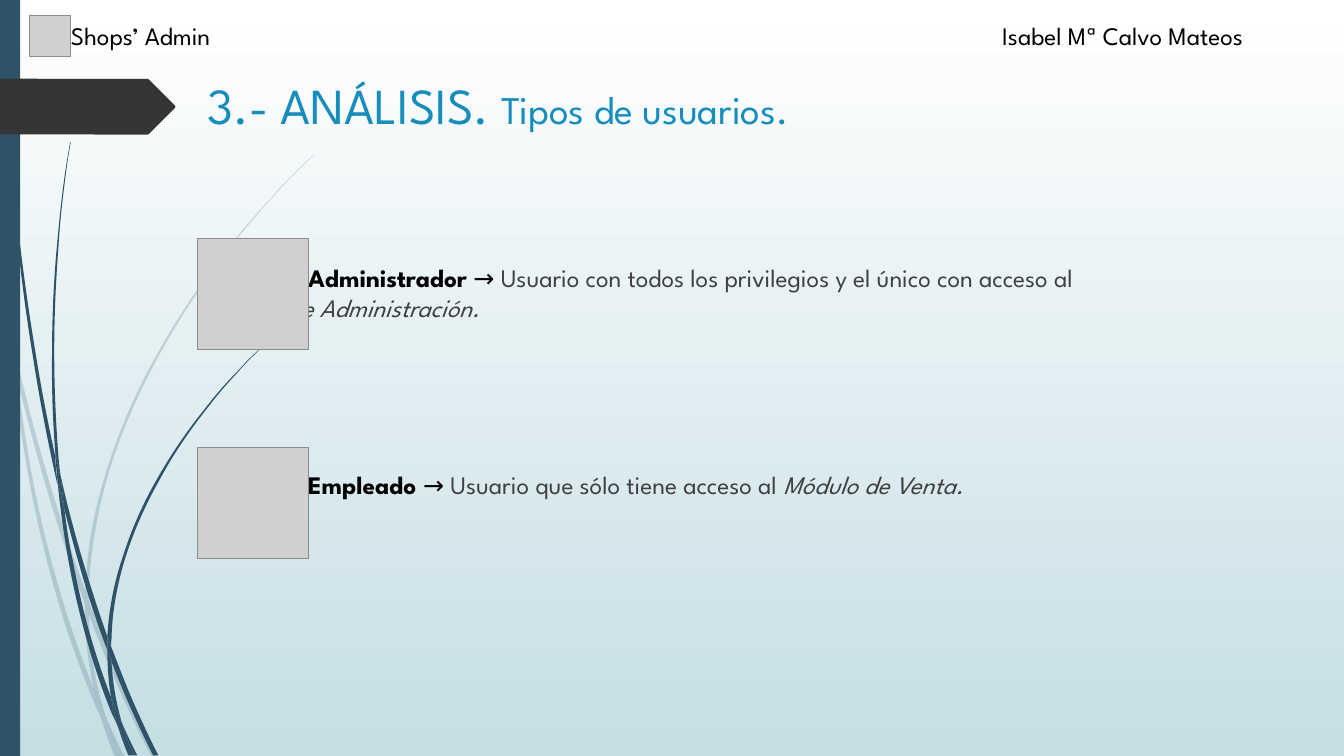
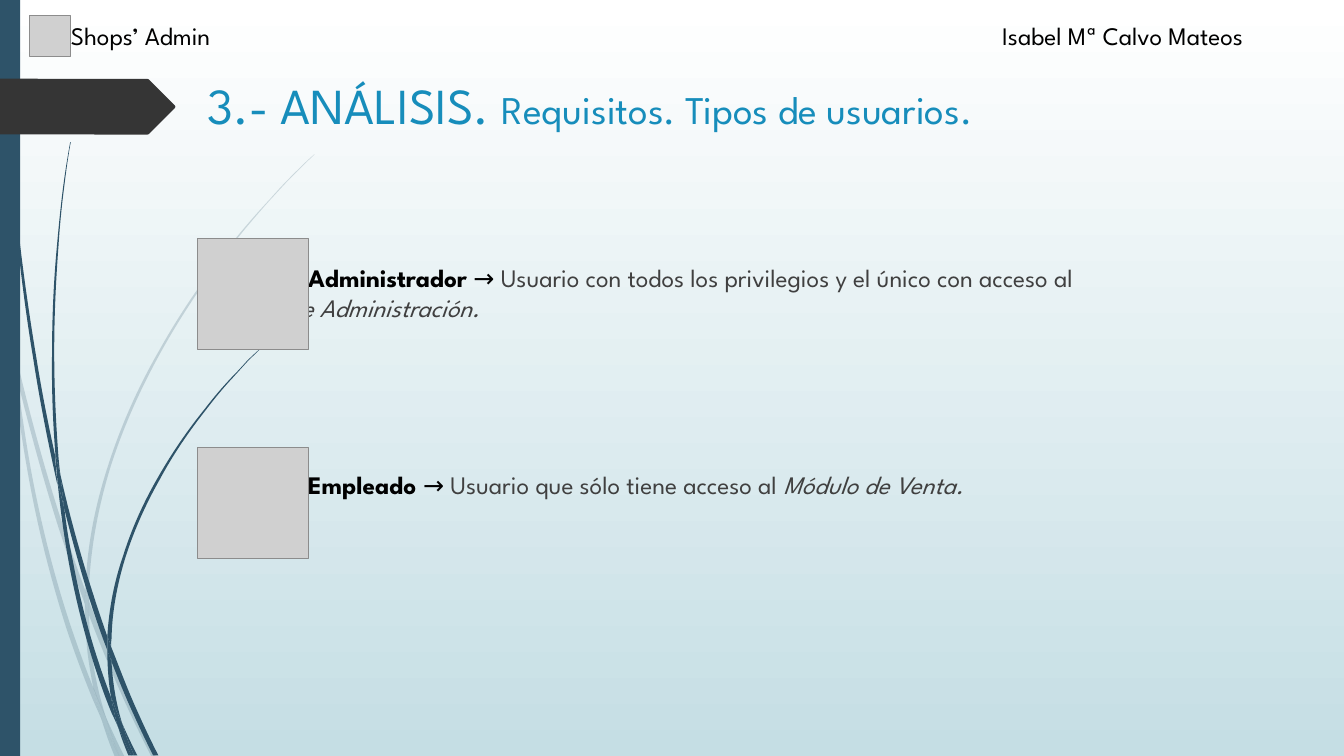
Before and after one commit to isacm94/Proyecto, a slide deck: slide 5 of Alumno/Defensa-Proyecto/Presentación.pptx. Drawn at 1344x756 pixels with LibreOffice and Linux fonts; fonts in the diff are those of the drawing; grey boxes stand for pictures. Boxes give left, top, right and bottom in pixels: in the first picture for what was removed or moved away, otherwise in the second. Text is boxed around its words. In the diff, an @@ line names an element or a change of style, - is before the commit and + after.

```diff
--- a/Alumno/Defensa-Proyecto/Presentación.pptx
+++ b/Alumno/Defensa-Proyecto/Presentación.pptx
@@ title at (x1=207, y1=81, x2=973, y2=132): text changed @@
-3.- ANÁLISIS. Tipos de usuarios.
+3.- ANÁLISIS. Requisitos. Tipos de usuarios.
```
Also in this commit, not shown: 10 other slides changed, 23 other files.
